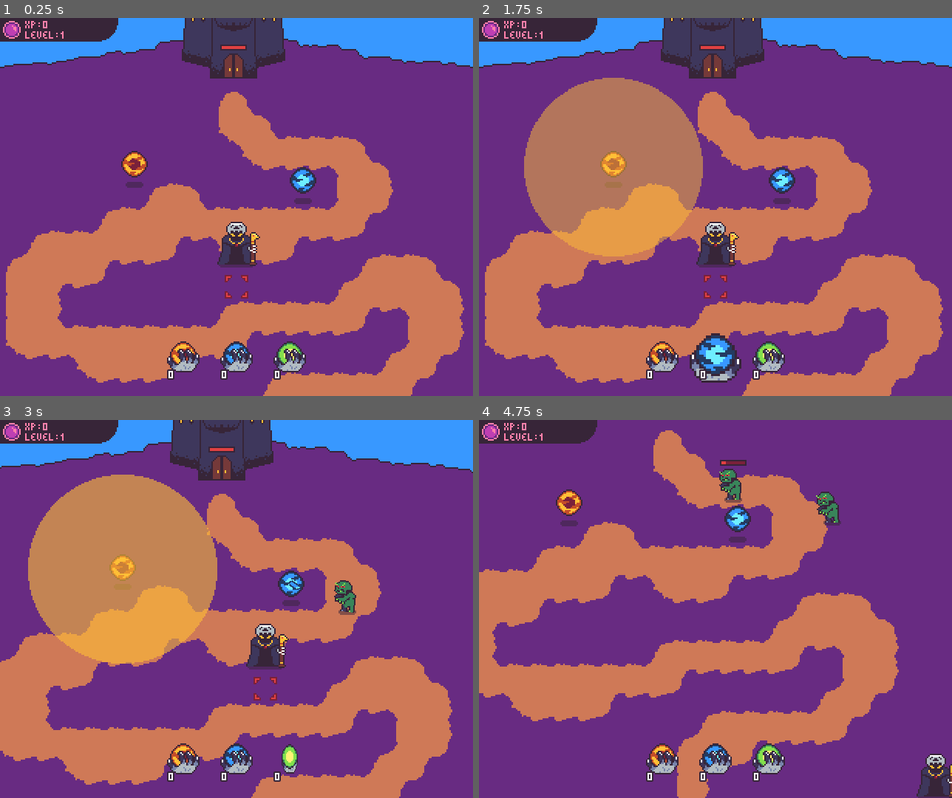
Above: before the commit, frames 1-4 (two rows, left to right).
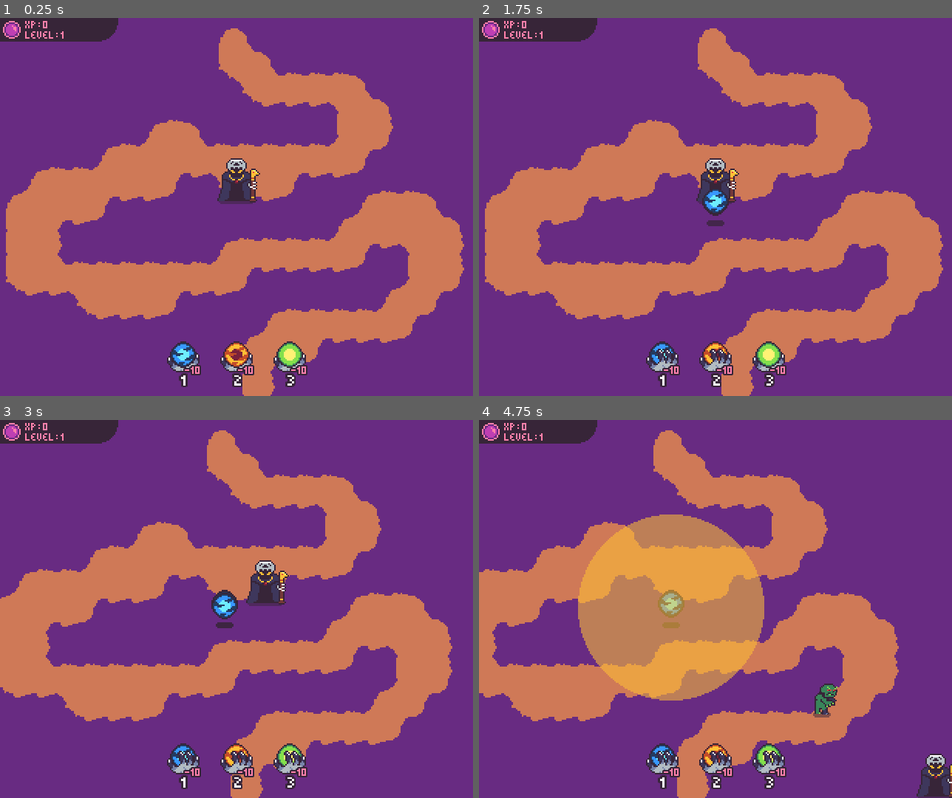
Above: after the commit, the same moments.

Repository: rthurmed/OrbTower
Game: Godot game, scene res://src/Main.tscn
Same seed, same stepped clock (60 frames per second), same inputs: the game is played once before the commit and once after it.
Inputs (mouse positions are in pixels of both pictures, inside the frame that each line leads up to; where the layout moved, square brackets give the same spot in the first picture):
- Up to frame 1 (0.25 s): no input
- Up to frame 2 (1.75 s): click (715, 361) [663, 361] at 0.5 s; click (663, 361) [715, 361] at 1.25 s
- Up to frame 3 (3 s): click (288, 763) at 2 s; move the mouse to (340, 590) at 2.77 s; hold L (right) from 2.78 s (still down)
- Up to frame 4 (4.75 s): move the mouse to (620, 627) at 3.52 s; release L (right) at 3.53 s; hold K (down) 3.53-4.28 s; move the mouse to (762, 525) at 4.27 s; hold L (right) from 4.28 s (still down)

The runs differ from the first frame. In frame 1, 54% of the frame differs, in the area x 0-100%, y 0-100%; in frame 2, 60%; in frame 3, 56%; in frame 4, 18%.

Commit message:
Implemented placing orbs

Diff:
--- a/src/Main.tscn
+++ b/src/Main.tscn
@@ -1,16 +1,14 @@
-[gd_scene load_steps=32 format=2]
+[gd_scene load_steps=30 format=2]
 
 [ext_resource path="res://assets/tileset.png" type="Texture" id=1]
 [ext_resource path="res://assets/cliff.png" type="Texture" id=2]
 [ext_resource path="res://assets/castle.png" type="Texture" id=3]
-[ext_resource path="res://src/game/orb/OrbBurst.tscn" type="PackedScene" id=4]
 [ext_resource path="res://src/game/player/Player.tscn" type="PackedScene" id=5]
 [ext_resource path="res://src/game/monster/ghoul/Ghoul.tscn" type="PackedScene" id=6]
 [ext_resource path="res://src/game/monster/spawner/SpawnerFollower.tscn" type="PackedScene" id=7]
 [ext_resource path="res://src/module/Health.tscn" type="PackedScene" id=8]
 [ext_resource path="res://src/game/player/AutoAttack.tscn" type="PackedScene" id=9]
 [ext_resource path="res://src/game/player/WeakBullet.tscn" type="PackedScene" id=10]
-[ext_resource path="res://src/game/orb/OrbShoot.tscn" type="PackedScene" id=11]
 
 [sub_resource type="NavigationPolygon" id=2]
 vertices = PoolVector2Array( 0, 0, 16, 0, 16, 16, 0, 16 )
@@ -124,7 +122,7 @@
 
 [sub_resource type="Curve2D" id=17]
 _data = {
-"points": PoolVector2Array( 0, 0, 0, 0, 309, 195, 0, 0, 0, 0, 193, 102 )
+"points": PoolVector2Array( 0, 0, 0, 0, 288, 305, 0, 0, 0, 0, 337, 254, 0, 0, 0, 0, 231, 234, 0, 0, 0, 0, 298, 155, 0, 0, 0, 0, 193, 102 )
 }
 
 [node name="Main" type="Node2D"]
@@ -163,16 +161,9 @@
 
 [node name="YSort" type="YSort" parent="."]
 
-[node name="OrbBurst" parent="YSort" instance=ExtResource( 4 )]
-position = Vector2( 125, 166 )
-ysort_path = NodePath("..")
-
-[node name="OrbShoot" parent="YSort" instance=ExtResource( 11 )]
-position = Vector2( 239, 177 )
-ysort_path = NodePath("..")
-
 [node name="Player" parent="YSort" instance=ExtResource( 5 )]
 position = Vector2( 194, 219 )
+ysort_path = NodePath("..")
 
 [node name="AutoAttack" parent="YSort/Player" instance=ExtResource( 9 )]
 position = Vector2( 10, -17 )
@@ -184,7 +175,7 @@
 shape = SubResource( 20 )
 
 [node name="Camera2D" type="Camera2D" parent="YSort/Player"]
-position = Vector2( 0, -38 )
+position = Vector2( 0, 22 )
 current = true
 limit_left = 0
 limit_top = 0
@@ -199,6 +190,6 @@
 
 [node name="SpawnerFollower" parent="." instance=ExtResource( 7 )]
 monster = ExtResource( 6 )
-wait_time = 2.0
+wait_time = 4.0
 ysort_path = NodePath("../YSort")
 path_node_path = NodePath("../MainPath")
--- a/src/game/collectable/XPOrb.gd
+++ b/src/game/collectable/XPOrb.gd
@@ -1,6 +1,7 @@
 extends Area2D
 
 
+# TODO: Make orbs merge, increasing its value (and size!)
 const VALUE = 1
 
 onready var chase_target = $ChaseTarget
--- /dev/null
+++ b/src/game/player/PlacementAnchor.gd
@@ -0,0 +1,13 @@
+extends Node2D
+
+
+onready var orb_sprite = $MockOrb/Sprite
+
+
+func _on_HandButton_focus(orb_id):
+	orb_sprite.frame = orb_id
+	visible = true
+
+
+func _on_HandButton_unfocus(_orb_id):
+	visible = false
--- a/src/game/player/Player.gd
+++ b/src/game/player/Player.gd
@@ -4,8 +4,19 @@
 const SPEED = 200
 const DECELERATION = 12
 
+export var ysort_path: NodePath
+
+onready var ysort = get_node(ysort_path)
 onready var xp_label = $UI/XPBar/Label
+onready var placement_anchor = $PlacementAnchor
 
+var OrbBurst = preload("res://src/game/orb/OrbBurst.tscn")
+var OrbShoot = preload("res://src/game/orb/OrbShoot.tscn")
+var Orbs = [
+	OrbBurst,
+	OrbShoot,
+	OrbShoot # TODO: Replace
+]
 var move = Vector2.ZERO
 
 
@@ -30,5 +41,11 @@
 
 
 func _on_HandButton_selected(orb_id):
-	# TODO: place orb on placement anchor
-	print(orb_id)
+	var orb_scene = Orbs[orb_id]
+	var instance = orb_scene.instance()
+
+	# TODO: Block from being placed too close from another orb
+	instance.global_position = placement_anchor.global_position
+	instance.ysort_path = ysort_path
+
+	ysort.add_child(instance)
--- a/src/game/player/Player.tscn
+++ b/src/game/player/Player.tscn
@@ -6,6 +6,9 @@
 [ext_resource path="res://assets/ui-Sheet.png" type="Texture" id=4]
 [ext_resource path="res://src/game/ui/HandButton.tscn" type="PackedScene" id=5]
 [ext_resource path="res://assets/ui/placement_anchor.tres" type="Texture" id=6]
+[ext_resource path="res://assets/orb-Sheet.png" type="Texture" id=7]
+[ext_resource path="res://assets/orb-Shadow.png" type="Texture" id=8]
+[ext_resource path="res://src/game/player/PlacementAnchor.gd" type="Script" id=9]
 
 [sub_resource type="CapsuleShape2D" id=1]
 radius = 2.0
@@ -33,11 +36,27 @@
 texture = ExtResource( 1 )
 
 [node name="PlacementAnchor" type="Node2D" parent="."]
+visible = false
+modulate = Color( 0.623529, 0.623529, 0.623529, 0.498039 )
 position = Vector2( 0, 16 )
 z_index = 10
+script = ExtResource( 9 )
 
 [node name="Sprite" type="Sprite" parent="PlacementAnchor"]
 texture = ExtResource( 6 )
+
+[node name="MockOrb" type="Node2D" parent="PlacementAnchor"]
+
+[node name="Sprite" type="Sprite" parent="PlacementAnchor/MockOrb"]
+position = Vector2( 0, -15 )
+texture = ExtResource( 7 )
+hframes = 4
+vframes = 2
+
+[node name="Sprite-Shadow" type="Sprite" parent="PlacementAnchor/MockOrb"]
+self_modulate = Color( 1, 1, 1, 0.498039 )
+position = Vector2( 0, -4 )
+texture = ExtResource( 8 )
 
 [node name="CollisionShape2D" type="CollisionShape2D" parent="."]
 rotation = 1.5708
@@ -84,20 +103,28 @@
 margin_bottom = 1.0
 alignment = 1
 
-[node name="HandButton1" parent="UI/PowerBar" instance=ExtResource( 5 )]
+[node name="HandButton2" parent="UI/PowerBar" instance=ExtResource( 5 )]
 margin_left = 108.0
 margin_right = 140.0
+orb_id = 1
 
-[node name="HandButton2" parent="UI/PowerBar" instance=ExtResource( 5 )]
+[node name="HandButton1" parent="UI/PowerBar" instance=ExtResource( 5 )]
 margin_left = 144.0
 margin_right = 176.0
-orb_id = 1
+keynum = 2
 
 [node name="HandButton3" parent="UI/PowerBar" instance=ExtResource( 5 )]
 margin_left = 180.0
 margin_right = 212.0
 orb_id = 2
+keynum = 3
 
+[connection signal="focus" from="UI/PowerBar/HandButton2" to="PlacementAnchor" method="_on_HandButton_focus"]
+[connection signal="selected" from="UI/PowerBar/HandButton2" to="." method="_on_HandButton_selected"]
+[connection signal="unfocus" from="UI/PowerBar/HandButton2" to="PlacementAnchor" method="_on_HandButton_unfocus"]
+[connection signal="focus" from="UI/PowerBar/HandButton1" to="PlacementAnchor" method="_on_HandButton_focus"]
 [connection signal="selected" from="UI/PowerBar/HandButton1" to="." method="_on_HandButton_selected"]
-[connection signal="selected" from="UI/PowerBar/HandButton2" to="." method="_on_HandButton_selected"]
+[connection signal="unfocus" from="UI/PowerBar/HandButton1" to="PlacementAnchor" method="_on_HandButton_unfocus"]
+[connection signal="focus" from="UI/PowerBar/HandButton3" to="PlacementAnchor" method="_on_HandButton_focus"]
 [connection signal="selected" from="UI/PowerBar/HandButton3" to="." method="_on_HandButton_selected"]
+[connection signal="unfocus" from="UI/PowerBar/HandButton3" to="PlacementAnchor" method="_on_HandButton_unfocus"]
--- a/src/game/ui/HandButton.gd
+++ b/src/game/ui/HandButton.gd
@@ -2,35 +2,54 @@
 
 
 export var orb_id = 0
-export var amount = 0
+export var keynum = 1
+export var amount = 10
 
 onready var animation = $AnimationPlayer
 onready var orb_sprite = $VisualInstance/Orb
-onready var count_label = $Count/Label
+onready var amount_label = $Count/Amount
+onready var keynum_label = $Count/KeyNum
 
 signal selected(orb_id)
+signal focus(orb_id)
+signal unfocus(orb_id)
+
+var keybind
 
 
 func _ready():
+	keybind = str("power", keynum)
 	orb_sprite.frame = orb_id
-	count_label.text = str(amount)
+	amount_label.text = str("-", amount)
+	keynum_label.text = str(keynum)
+
+
+func _process(_delta):
+	if Input.is_action_just_pressed(keybind):
+		if has_focus():
+			release_focus()
+		else:
+			grab_focus()
 
 
 func _on_HandButton_focus_entered():
 	animation.play("focus")
+	emit_signal("focus", orb_id)
 
 
 func _on_HandButton_focus_exited():
 	animation.play_backwards("focus")
+	emit_signal("unfocus", orb_id)
 
 
 func _on_HandButton_mouse_entered():
-	_on_HandButton_focus_entered()
+	grab_focus()
 
 
 func _on_HandButton_mouse_exited():
-	_on_HandButton_focus_exited()
+	release_focus()
 
 
 func _on_HandButton_pressed():
+	release_focus()
 	emit_signal("selected", orb_id)
--- a/src/game/ui/HandButton.tscn
+++ b/src/game/ui/HandButton.tscn
@@ -1,9 +1,17 @@
-[gd_scene load_steps=7 format=2]
+[gd_scene load_steps=9 format=2]
 
 [ext_resource path="res://assets/ui/hand_back.tres" type="Texture" id=1]
 [ext_resource path="res://assets/orb-Sheet.png" type="Texture" id=2]
 [ext_resource path="res://src/game/ui/HandButton.gd" type="Script" id=3]
 [ext_resource path="res://assets/font/text_font.tres" type="DynamicFont" id=4]
+[ext_resource path="res://assets/font/Last Spaceship.ttf" type="DynamicFontData" id=5]
+
+[sub_resource type="DynamicFont" id=3]
+size = 8
+outline_size = 1
+outline_color = Color( 0.215686, 0.145098, 0.219608, 1 )
+extra_spacing_top = -5
+font_data = ExtResource( 5 )
 
 [sub_resource type="Animation" id=2]
 length = 0.001
@@ -82,7 +90,7 @@
 "times": PoolRealArray( 0, 0.2, 0.3 ),
 "transitions": PoolRealArray( 1, 1, 1 ),
 "update": 1,
-"values": [ 0, 1, 1 ]
+"values": [ -1, 0, 0 ]
 }
 tracks/2/type = "value"
 tracks/2/path = NodePath("VisualInstance/Orb:scale")
@@ -118,24 +126,6 @@
 toggle_mode = true
 script = ExtResource( 3 )
 
-[node name="Count" type="Node2D" parent="."]
-position = Vector2( 5, 27 )
-z_index = 2
-
-[node name="Label" type="Label" parent="Count"]
-anchor_top = 1.0
-anchor_right = 1.0
-anchor_bottom = 1.0
-margin_left = 1.0
-margin_top = 4.0
-margin_right = 4.0
-margin_bottom = 7.0
-custom_fonts/font = ExtResource( 4 )
-text = "111"
-align = 1
-valign = 1
-uppercase = true
-
 [node name="VisualInstance" type="Node2D" parent="."]
 position = Vector2( 16, 12 )
 __meta__ = {
@@ -143,14 +133,53 @@
 "
 }
 
+[node name="Hand" type="Sprite" parent="VisualInstance"]
+position = Vector2( 0, 4 )
+texture = ExtResource( 1 )
+
 [node name="Orb" type="Sprite" parent="VisualInstance"]
 texture = ExtResource( 2 )
 hframes = 4
 vframes = 2
 
-[node name="Hand" type="Sprite" parent="VisualInstance"]
-position = Vector2( 0, 4 )
-texture = ExtResource( 1 )
+[node name="Count" type="Control" parent="."]
+anchor_top = 1.0
+anchor_right = 1.0
+anchor_bottom = 1.0
+margin_left = 4.0
+margin_top = -6.0
+margin_right = -4.0
+
+[node name="Amount" type="Label" parent="Count"]
+anchor_left = 1.0
+anchor_top = 0.5
+anchor_right = 1.0
+anchor_bottom = 0.5
+margin_left = -32.0
+margin_top = -1.5
+margin_bottom = 1.5
+custom_colors/font_color = Color( 1, 0.501961, 0.666667, 1 )
+custom_fonts/font = ExtResource( 4 )
+text = "0"
+align = 2
+valign = 1
+uppercase = true
+
+[node name="KeyNum" type="Label" parent="Count"]
+anchor_left = 0.5
+anchor_top = 1.0
+anchor_right = 0.5
+anchor_bottom = 1.0
+margin_left = -21.0
+margin_top = 5.0
+margin_right = 11.0
+margin_bottom = 8.0
+rect_scale = Vector2( 1.4, 1.4 )
+custom_fonts/font = SubResource( 3 )
+text = "0"
+align = 1
+valign = 1
+uppercase = true
 
 [node name="AnimationPlayer" type="AnimationPlayer" parent="."]
 anims/RESET = SubResource( 2 )
Not shown: 1 places in src/game/player/Player.tscn that only renumber resources
